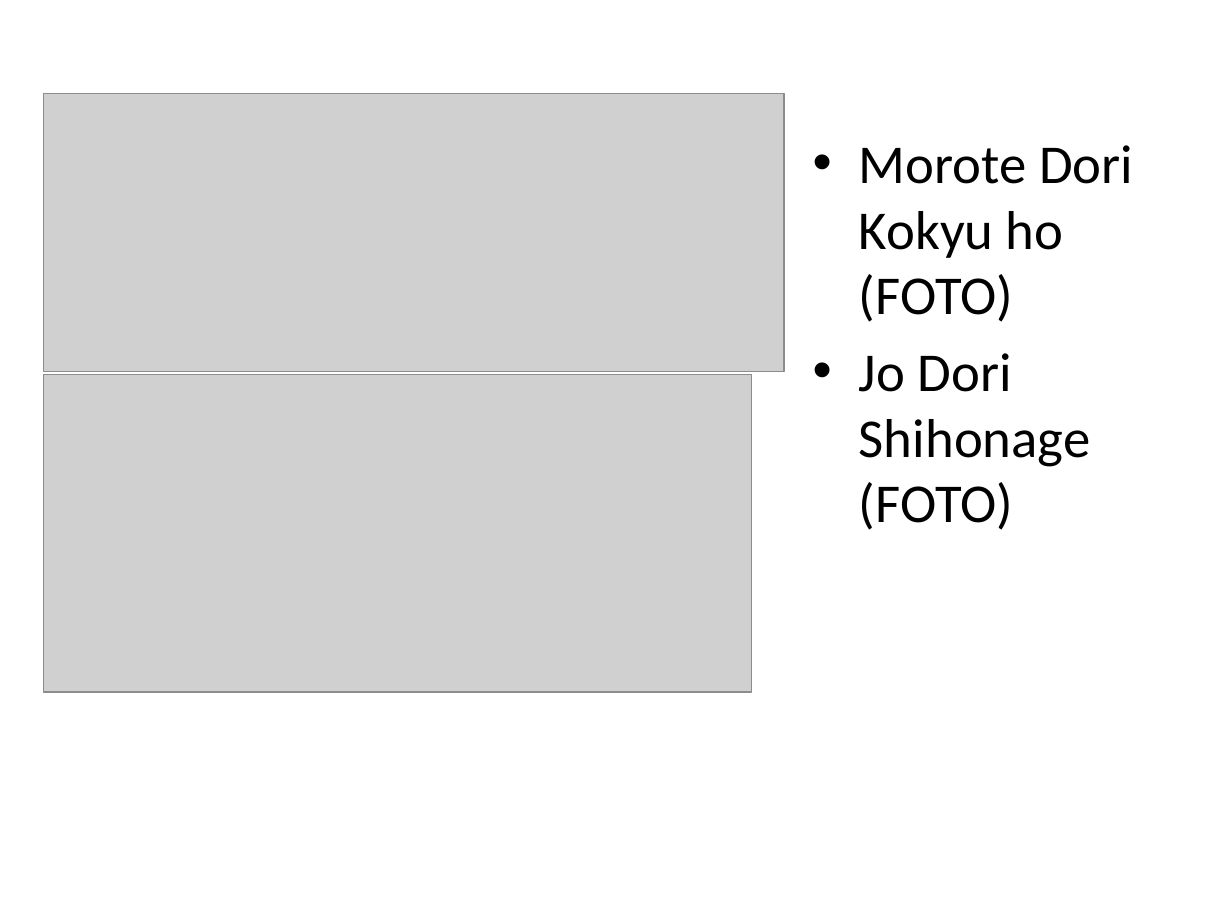
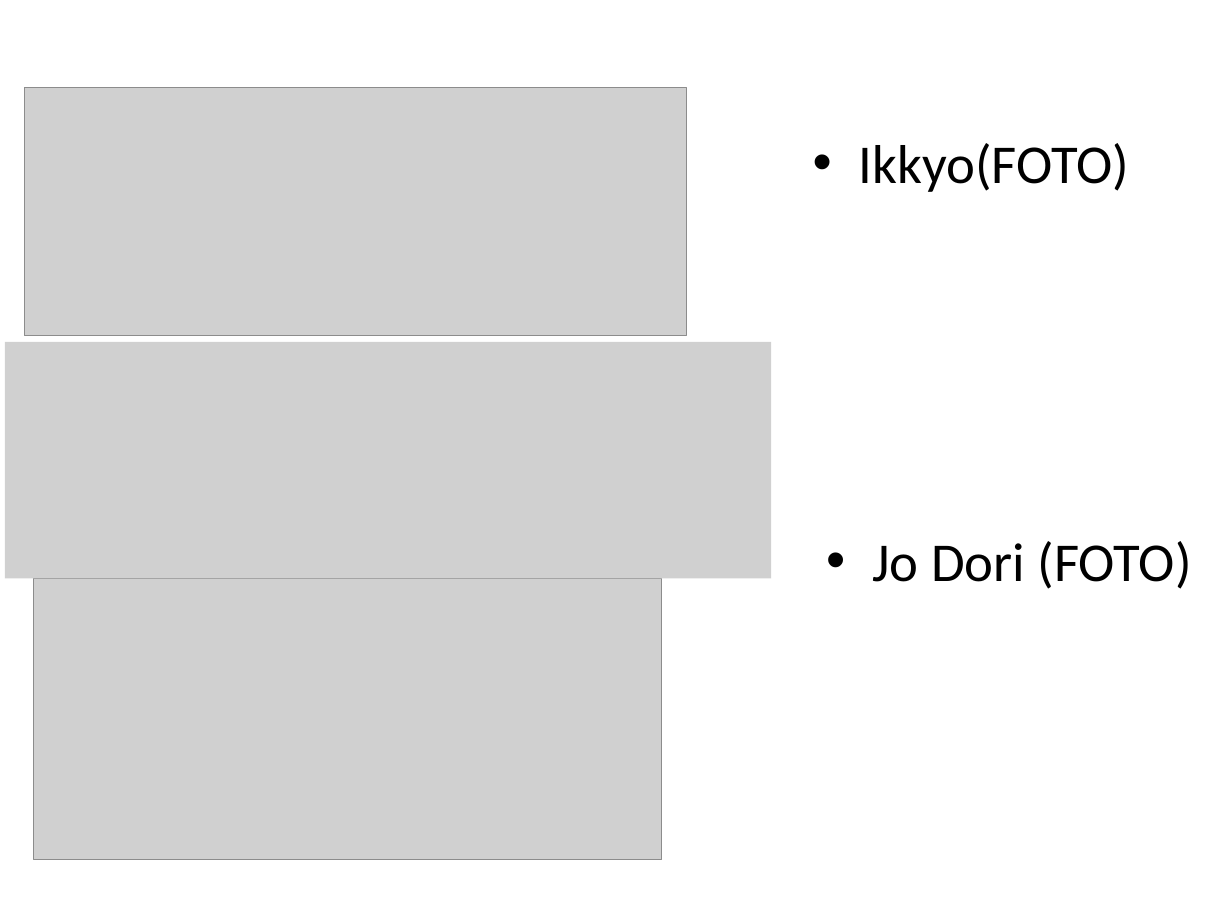
Before and after one commit to keale/Physik_in_Aikido, a slide deck: slide 7 of LNdW2013 physik in Aikido/LNdW2013 Physik in Aikido.pptx (slide 8 before the commit). Drawn at 1232x924 pixels with LibreOffice and Linux fonts; fonts in the diff are those of the drawing; grey boxes stand for pictures; background and template pictures are left out. Boxes give left, top, right and bottom in pixels: in the first picture for what was removed or moved away, otherwise in the second. Text is boxed around its words. In the diff, an @@ line names an element or a change of style, - is before the commit and + after.

```diff
--- a/LNdW2013 physik in Aikido/LNdW2013 Physik in Aikido.pptx
+++ b/LNdW2013 physik in Aikido/LNdW2013 Physik in Aikido.pptx
@@ picture: place and size @@
-picture at [43, 94, 784, 372]
+picture at [25, 87, 686, 336]
@@ text at [859, 143, 1130, 192]: text changed @@
-• Morote Dori Kokyu ho (FOTO)
-• Jo Dori Shihonage (FOTO)
+• Ikkyo(FOTO)
@@ picture added at [5, 342, 771, 579] @@
@@ text added at [872, 541, 1192, 589], 32 pt, text #000000 @@
+• Jo Dori (FOTO)
@@ picture: place and size @@
-picture at [43, 375, 752, 692]
+picture at [34, 578, 663, 859]
```
Also in this commit, not shown: 2 other slides changed.
